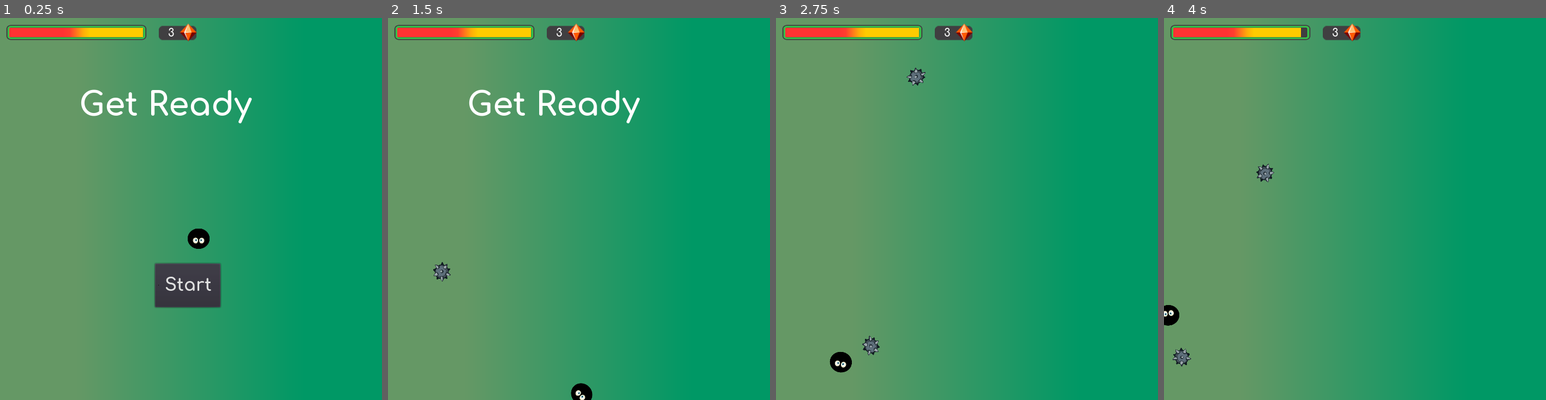
Above: before the commit, frames 1-4 (left to right).
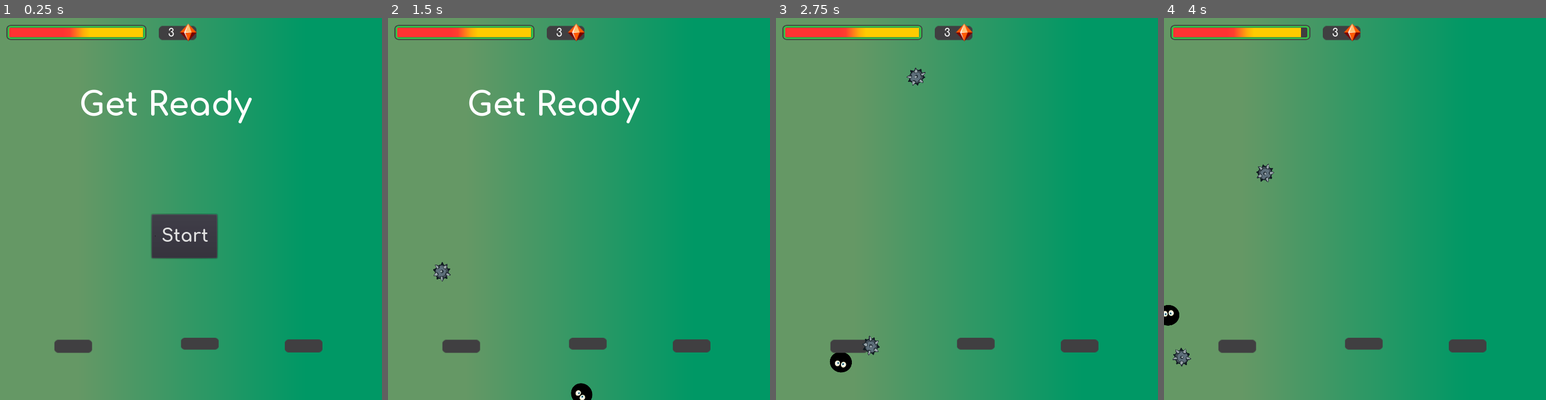
Above: after the commit, the same moments.

Repository: Rahisbel/Battle-Snake
Game: Godot game, scene res://Escenas/Main.tscn
Two runs of this game, one before a commit and one after it. Both use one fixed random seed, a clock stepped at 60 frames per second and the inputs below.
Inputs:
- Up to frame 1 (0.25 s): no input
- Up to frame 2 (1.5 s): click "Start" at 0.5 s; hold Right (ui_right) from 1.28 s (still down)
- Up to frame 3 (2.75 s): release Right (ui_right) at 2.03 s; hold Left (ui_left) from 2.03 s (still down)
- Up to frame 4 (4 s): release Left (ui_left) at 2.78 s; hold Right (ui_right) 2.78-3.53 s; hold Up (ui_up) from 3.53 s (still down)

The runs differ from the first frame. In frame 1, 5.1% of the frame differs, in the area x 14-85%, y 51-88%; in frame 2, 1.0%; in frame 3, 1.0%; in frame 4, 1.0%.

Commit message:
Touch programado

Diff:
--- a/Escenas/Jugador.tscn
+++ b/Escenas/Jugador.tscn
@@ -15,7 +15,7 @@
 radius = 22.3988
 
 [node name="Jugador" type="Area2D"]
-position = Vector2( 549.388, 252.948 )
+position = Vector2( 429.838, 238.883 )
 gravity = 0.0
 script = ExtResource( 1 )
 __meta__ = {
--- a/Escenas/Main.tscn
+++ b/Escenas/Main.tscn
@@ -8,6 +8,7 @@
 [ext_resource path="res://Escenas/GUI.tscn" type="PackedScene" id=6]
 [ext_resource path="res://Escenas/Jugador.tscn" type="PackedScene" id=7]
 [ext_resource path="res://Escenas/Menu.tscn" type="PackedScene" id=8]
+[ext_resource path="res://Imagenes/label_HP_bg.png" type="Texture" id=9]
 
 [sub_resource type="Curve2D" id=1]
 _data = {
@@ -21,7 +22,7 @@
 Cuerpo = ExtResource( 4 )
 
 [node name="Sprite" type="Sprite" parent="."]
-position = Vector2( 350.895, 357.809 )
+position = Vector2( 353.318, 350.959 )
 scale = Vector2( 1.00857, 1.02562 )
 texture = ExtResource( 5 )
 
@@ -56,6 +57,19 @@
 
 [node name="Menu" parent="." instance=ExtResource( 8 )]
 
+[node name="left" type="TouchScreenButton" parent="."]
+position = Vector2( 83.7084, 583.567 )
+normal = ExtResource( 9 )
+
+[node name="shots" type="TouchScreenButton" parent="."]
+position = Vector2( 315.705, 580.476 )
+scale = Vector2( 1, 0.907438 )
+normal = ExtResource( 9 )
+
+[node name="right" type="TouchScreenButton" parent="."]
+position = Vector2( 505.893, 582.899 )
+normal = ExtResource( 9 )
+
 [connection signal="cuerpo" from="Jugador" to="." method="_on_Jugador_cuerpo"]
 [connection signal="disparo" from="Jugador" to="." method="_on_Jugador_disparo"]
 [connection signal="health" from="Jugador" to="GUI" method="_on_Jugador_health"]
@@ -64,3 +78,9 @@
 [connection signal="vida" from="Jugador" to="GUI" method="_on_Jugador_vida"]
 [connection signal="timeout" from="TimerEnemigo" to="." method="_on_TimerEnemigo_timeout"]
 [connection signal="timeout" from="Inicio" to="." method="_on_Inicio_timeout"]
+[connection signal="pressed" from="left" to="Jugador" method="_on_left_pressed"]
+[connection signal="released" from="left" to="Jugador" method="_on_left_released"]
+[connection signal="pressed" from="shots" to="Jugador" method="_on_shots_pressed"]
+[connection signal="released" from="shots" to="Jugador" method="_on_shots_released"]
+[connection signal="pressed" from="right" to="Jugador" method="_on_right_pressed"]
+[connection signal="released" from="right" to="Jugador" method="_on_right_released"]
--- a/Escenas/Menu.tscn
+++ b/Escenas/Menu.tscn
@@ -31,10 +31,10 @@
 anchor_top = 1.0
 anchor_right = 0.5
 anchor_bottom = 1.0
-margin_left = -66.0294
-margin_top = -250.33
-margin_right = 53.9706
-margin_bottom = -170.33
+margin_left = -71.6085
+margin_top = -339.595
+margin_right = 48.3916
+margin_bottom = -259.595
 custom_fonts/font = SubResource( 2 )
 text = "Start"
 icon = SubResource( 3 )
--- a/Scripts/Jugador.gd
+++ b/Scripts/Jugador.gd
@@ -25,6 +25,9 @@
 var health = max_health
 #warning-ignore:unused_class_variable
 var vida = 3
+var left  = false
+var shots = false
+var right = false
 
 func _ready():
 		screen_size = get_viewport_rect().size
@@ -35,13 +38,13 @@
 	velocity = Vector2(0,speed).rotated(rotation)
 
 	#esto es de prueba, se supone que hay que usar el touch
-	if Input.is_action_pressed("ui_right"): # rotacion a la der
+	if Input.is_action_pressed("ui_right") or right: # rotacion a la der
 		direccion_rot+= 1
 
-	if Input.is_action_pressed("ui_left"): # rotacion a la izq
+	if Input.is_action_pressed("ui_left") or left: # rotacion a la izq
 		direccion_rot-= 1
 
-	if Input.is_action_just_pressed("ui_up"):
+	if Input.is_action_just_pressed("ui_up") or shots:
 		emit_signal("disparo", rotation, position,velocity)
 
 	if velocity.length() > 0:
@@ -78,3 +81,21 @@
 	position = pos
 	show()
 	$CollisionShape2D.disabled = false
+
+func _on_left_pressed():
+	left = true
+
+func _on_shots_pressed():
+	shots = true
+
+func _on_right_pressed():
+	right = true
+
+func _on_left_released():
+	left = false
+
+func _on_shots_released():
+	shots = false
+
+func _on_right_released():
+	right = false
--- a/Scripts/Main.gd
+++ b/Scripts/Main.gd
@@ -27,9 +27,10 @@
 
 func new_game():
 	score = 0
+	$Inicio.start()
 	$Menu.mensaje("Get Ready")
 	$Jugador.start($Position2D.position)
-	$Inicio.start()
+
 
 func _on_TimerEnemigo_timeout(): # Movimiento básico del enemigo
 	if cantEnemigos < maxEnem :
--- a/Scripts/Menu.gd
+++ b/Scripts/Menu.gd
@@ -19,8 +19,9 @@
 	$Mensaje.show()
 
 func _on_start_pressed():
+
+	emit_signal("Start")
 	$start.hide()
-	emit_signal("Start")
 
 func _on_tiempo_timeout():
 	$Mensaje.hide()
--- a/project.godot
+++ b/project.godot
@@ -23,3 +23,8 @@
 window/size/width=700
 window/size/height=700
 window/handheld/orientation="portrait"
+window/stretch/mode="2d"
+
+[input_devices]
+
+pointing/emulate_touch_from_mouse=true
Not shown: 1 places in Escenas/Main.tscn that only renumber resources
Not shown, changed: export_presets.cfg
Not shown, changed: Battle Snake.apk
Not shown, added: battleSnake1.pck
Not shown, added: battleSnake1.zip
